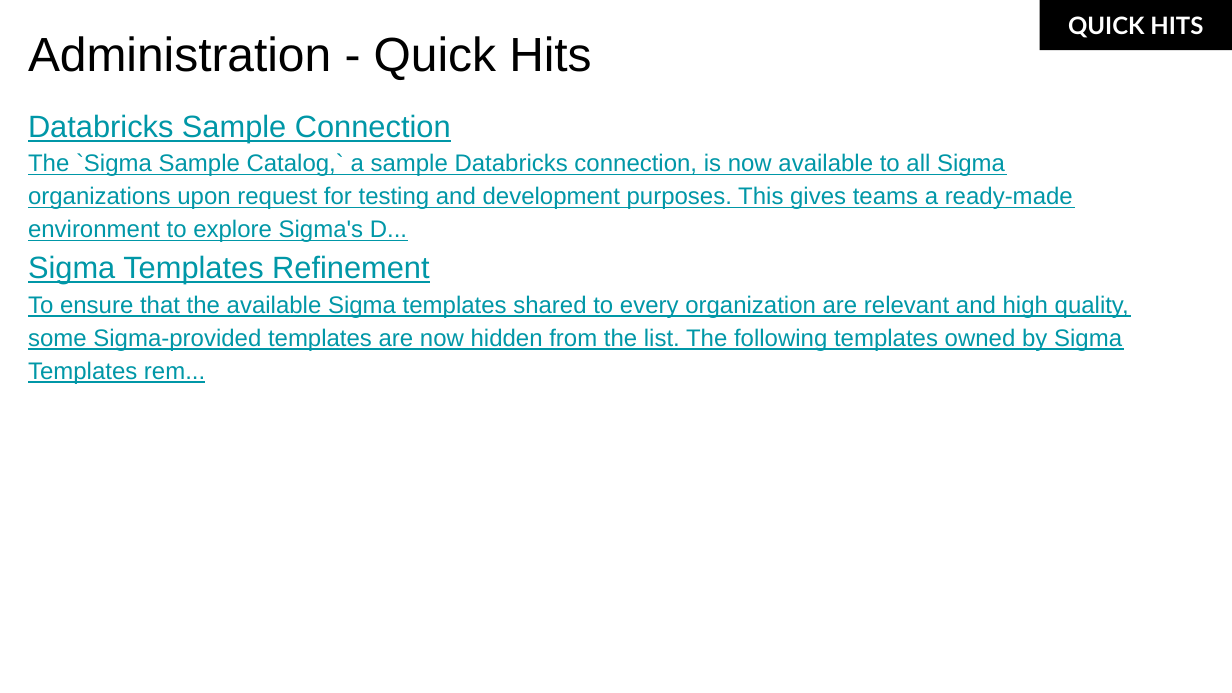
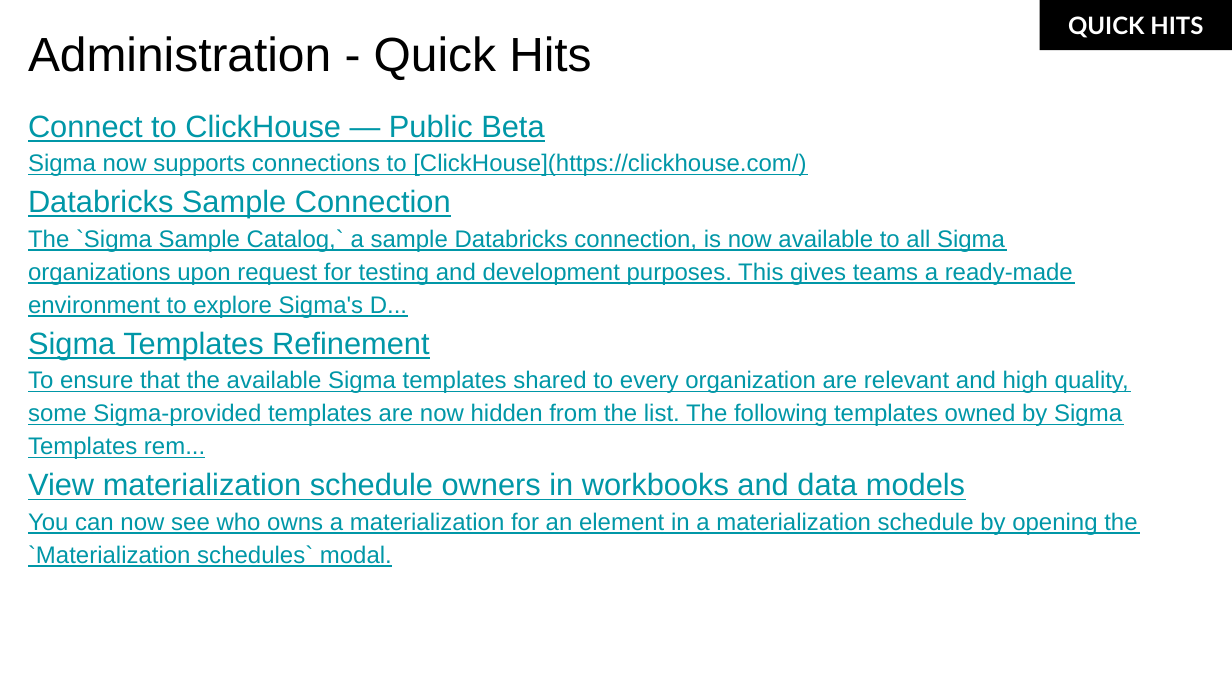
Before and after one commit to sigmacomputing/sigmaquickstarts, a slide deck: slide 9 of .claude/SKILLS/first-friday-features/output/05_2026_first_friday_features.pptx. Drawn at 1232x693 pixels with LibreOffice and Linux fonts; fonts in the diff are those of the drawing; background and template pictures are left out. Boxes give left, top, right and bottom in pixels: in the first picture for what was removed or moved away, otherwise in the second. Text is boxed around its words. In the diff, an @@ line names an element or a change of style, - is before the commit and + after.

```diff
--- a/.claude/SKILLS/first-friday-features/output/05_2026_first_friday_features.pptx
+++ b/.claude/SKILLS/first-friday-features/output/05_2026_first_friday_features.pptx
@@ text at [28, 114, 806, 176]: paragraphs added @@
+Connect to ClickHouse — Public Beta
+  Sigma now supports connections to [ClickHouse](https://clickhouse.com/)
@@ text at [28, 472, 1137, 567]: paragraphs added @@
+View materialization schedule owners in workbooks and data models
+  You can now see who owns a materialization for an element in a materialization schedule by opening the `Materialization schedules` modal.
```
Also in this commit, not shown: 3 other slides changed, 2 slides added, 1 other file.
